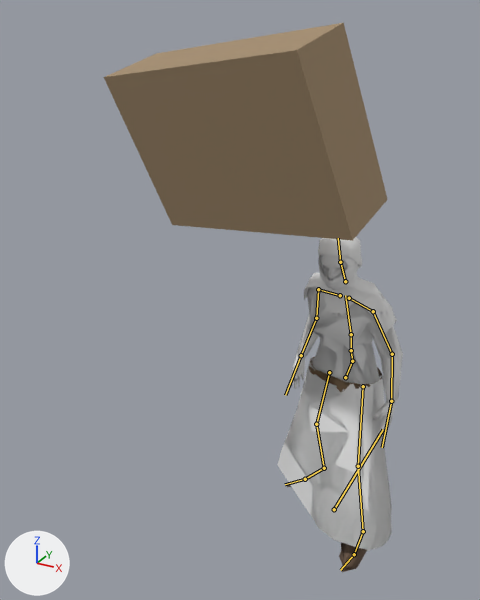
The glTF model game/assets/modelle/figuren/probe/passant_probe_frau.glb as it was, and as the next commit left it.
Before and after are seen from a 50 mm lens placed at (0.9, -2.67, 2.42), pointed at (-0.31, -0.47, 1.32). Arrows for +X, +Y and +Z are at lower left; the lights stay in place. The first picture is the older version. Both versions are drawn at frame 57 of the action 'Stehen'; the numbers are the values there. The bones that bend it are drawn over the model as lines.

Names of what the first picture shows: 'Fern_gebende', 'Fern_haube', 'Last', 'Nah_gebende', 'Nah_haube'.
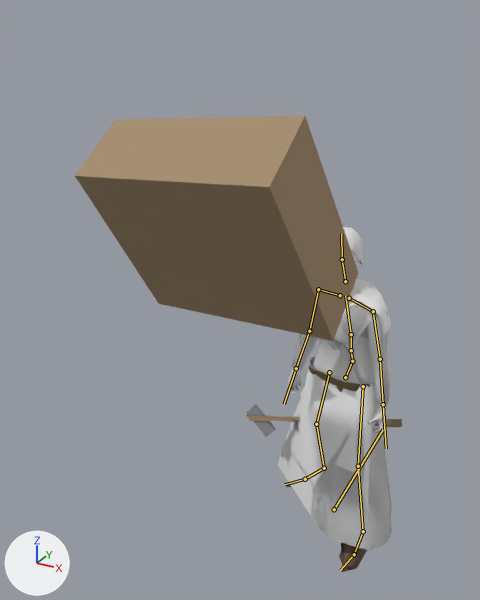
What differs and where, as boxes (x1, y1, x2, y2) in the pictures (480 x 600 px):
'Last', posed
    before: (104, 23, 388, 240)
    after: (75, 116, 359, 341)
'Nah_haube', posed (8% narrower)
    before: (284, 237, 401, 572)
    after: (284, 227, 392, 572)
'Fern_haube', posed
    before: (279, 239, 399, 568)
    after: (279, 228, 392, 568)
'Fern_gebende', posed
    before: (277, 238, 398, 514)
    after: (277, 230, 388, 566)
'Nah_gebende', posed
    before: (291, 252, 403, 563)
    after: (285, 250, 392, 440)
'Werkzeug', now drawn
    after: (246, 405, 402, 437)
bone 'LeftUpperArm', root to tip
    before: (373, 311) to (392, 354)
    after: (373, 311) to (380, 359)
bone 'LeftLowerArm', root to tip
    before: (392, 354) to (391, 401)
    after: (380, 359) to (383, 404)
bone 'LeftHand', root to tip
    before: (391, 401) to (382, 447)
    after: (383, 404) to (386, 448)
bone 'Neck', root to tip
    before: (345, 281) to (340, 262)
    after: (345, 281) to (342, 259)
bone 'RightUpperArm', root to tip
    before: (318, 289) to (316, 318)
    after: (318, 289) to (309, 331)
bone 'RightLowerArm', root to tip
    before: (316, 318) to (301, 355)
    after: (309, 331) to (296, 368)
bone 'RightHand', root to tip
    before: (301, 355) to (285, 395)
    after: (296, 368) to (284, 404)

The edits, one by one:
Bone 'LeftUpperArm' (bone_leftupperarm) turns from (-7, -5, -22) to (6, -26, -32) degrees about its own x, y and z.
Bone 'LeftLowerArm' (bone_leftlowerarm) turns from (-6, -15, 1) to (-25, -2, 3) degrees about its own x, y and z.
Bone 'LeftHand' (bone_lefthand) turns from (0, -4, -2) to (-13, -5, -4) degrees about its own x, y and z.
Bone 'Neck' (bone_neck) turns from (-11, 0, 0) to (-19, 1, 1) degrees about its own x, y and z.
Bone 'RightUpperArm' (bone_rightupperarm) turns from (-10, 7, 20) to (13, -12, 27) degrees about its own x, y and z.
Bone 'RightLowerArm' (bone_rightlowerarm) turns from (2, 4, 13) to (-27, 15, -12) degrees about its own x, y and z.
Bone 'RightHand' (bone_righthand) turns from (2, 5, 3) to (-13, 5, 4) degrees about its own x, y and z.
